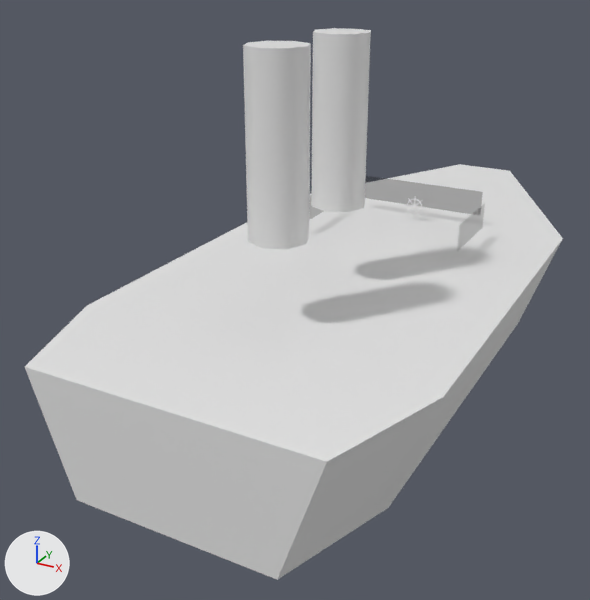
Renders of the Blender file source-assets/models/vehicles/wodanic.blend from each side of a commit.
Before and after are seen from a camera (50 mm lens) standing at (17.2, -46.8, 19.1) and looking at (-3.1, -9.9, 0.7). The lights are fixed; the arrows at lower left show +X, +Y and +Z. The same objects are shown in both versions, whatever each file hides. Objects named as collision shapes, trigger or cutter boxes, shadow casters or lower levels of detail are left out.

In view in the first picture: 'Wodanic', 'WodanicChimneys', 'WodanicGlass'.
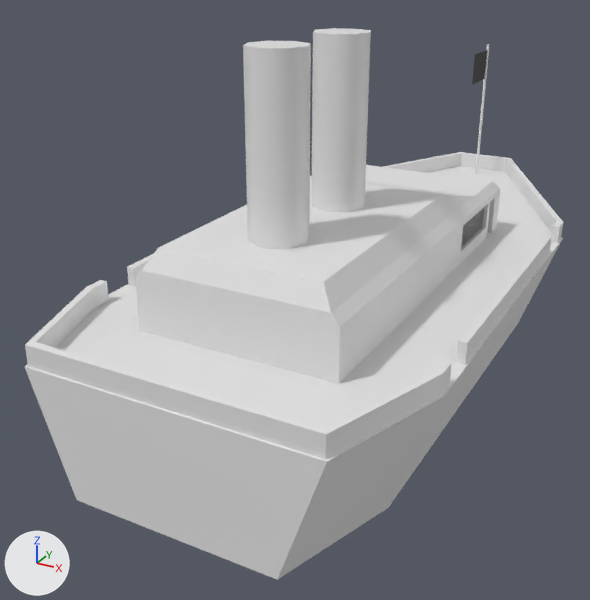
Boxes (x1, y1, x2, y2) around the edits, measured in the pictures (590 x 600 px):
'Wodanic', reshaped
    before: (25, 164, 563, 580)
    after: (25, 152, 563, 580)
'WodanicFlag', added
    after: (472, 50, 487, 84)
'WodanicFlagPole', added
    after: (475, 44, 490, 174)
part 1 of me_cube_002, added
    after: (127, 236, 552, 364)
part 2 of me_cube_002, added
    after: (454, 189, 500, 269)
part 3 of me_cube_002, added
    after: (383, 152, 563, 243)
part 4 of me_cube_002, added
    after: (25, 280, 451, 459)
part 5 of me_cube_002, added
    after: (135, 165, 500, 327)
part 6 of me_cube_002, added
    after: (135, 226, 457, 383)
'WodanicGlass', unchanged, covered by the edit
    before: (310, 176, 485, 251)
    after: (461, 208, 484, 247)

Patch to the scene script:
```diff
--- a/source-assets/models/vehicles/wodanic.blend.py
+++ b/source-assets/models/vehicles/wodanic.blend.py
@@ mat_wodanicflag @@
+mat_wodanicflag = principled_material('WodanicFlag')
+mat_wodanicflag.base_color = (0.00424, 0.00424, 0.00424)  # black #0e0e0e
@@ me_cube_002 @@
 # used by ob_wodanic; location = (0.0, 0.0, 0.0)
 # verts and faces of me_cube_002; kept vertices keep their numbers, new ones are numbered from 16
-me_cube_002.from_pydata(...)  # 16 vertices, 14 faces; spans x -9.0..0.0, y -26.0..15.0, z -3.0..3.0
+me_cube_002.from_pydata(...)  # 208 vertices, 170 faces; spans x -9.0..0.2, y -26.0..15.0, z -3.0..7.0
+# me_cube_002 part 1: a new loose piece, a box spanning x -8.9..-8.5, y -17.0..-2.0, z 3.0..4.0, in mat_wodanic (white #e7e7e7)
+# me_cube_002 part 2: a new loose piece of 88 vertices spanning x -5.0..0.0, y -7.0..1.0, z 3.0..5.5, in mat_wodanic (white #e7e7e7)
+# me_cube_002 part 3: a new loose piece of 16 vertices spanning x -8.9..0.0, y 0.0..14.9, z 3.0..4.0, in mat_wodanic (white #e7e7e7)
+# me_cube_002 part 4: a new loose piece of 16 vertices spanning x -8.9..0.0, y -25.9..-19.0, z 3.0..4.0, in mat_wodanic (white #e7e7e7)
+# me_cube_002 part 5: a new loose piece of 16 vertices spanning x -5.0..0.0, y -21.0..1.0, z 5.5..7.0, in mat_wodanic (white #e7e7e7)
+# me_cube_002 part 6
+verts[16] = (-5.0, -21.0, 3.0)  # pixel (139, 330)
+verts[17] = (-5.0, -7.0, 3.0)
+verts[18] = (-5.0, -21.0, 5.5)  # pixel (135, 279)
+verts[19] = (-5.0, -7.0, 5.5)
+for new, old in zip([*range(20, 24)], [*range(16, 20)]): verts[new] = verts[old] + (5.0, 0.0, 0.0)
+faces += [(16, 17, 21, 20), (16, 20, 22, 18), (16, 18, 19, 17), (18, 22, 23, 19), (17, 19, 23, 21)]
+# me_cube_002 part 7: the surface is now shaded flat
 me_cube_002.materials.append(mat_wodanic)
@@ me_cylinder_003 @@
+me_cylinder_003.from_pydata(...)  # an 8-sided cylinder along z spanning x -0.1..0.1, y -0.1..0.1, z -4.7..4.7
+me_cylinder_003.polygons.foreach_set('use_smooth', [True] * 10)
+me_cylinder_003.materials.append(mat_wodanic)  # white #e7e7e7
@@ me_cylinder_004 @@
+me_cylinder_004.from_pydata([(0.0, -1.45, 1.0), (0.0, -1.45, -1.0), (0.0, 1.45, 1.0), (0.0, 1.45, -1.0)], [], [(0, 1, 3, 2)])
+me_cylinder_004.materials.append(mat_wodanicflag)  # black #0e0e0e
@@ ob_wodanicflagpole @@
+ob_wodanicflagpole = bpy.data.objects.new('WodanicFlagPole', me_cylinder_003)
+ob_wodanicflagpole.parent = ob_wodanic
+ob_wodanicflagpole.location = (0.0, 13.0, 7.7)
+_m = ob_wodanicflagpole.modifiers.new('EdgeSplit', 'EDGE_SPLIT')
+_m.split_angle = 1.047
@@ ob_wodanicflag @@
+ob_wodanicflag = bpy.data.objects.new('WodanicFlag', me_cylinder_004)
+ob_wodanicflag.parent = ob_wodanicflagpole
+ob_wodanicflag.matrix_parent_inverse = Matrix(((1.0, 0.0, 0.0, 0.0), (0.0, 1.0, 0.0, -13.0), (0.0, 0.0, 1.0, -7.7), (0.0, 0.0, 0.0, 1.0)))
+ob_wodanicflag.location = (0.0, 11.45, 11.0)
```
